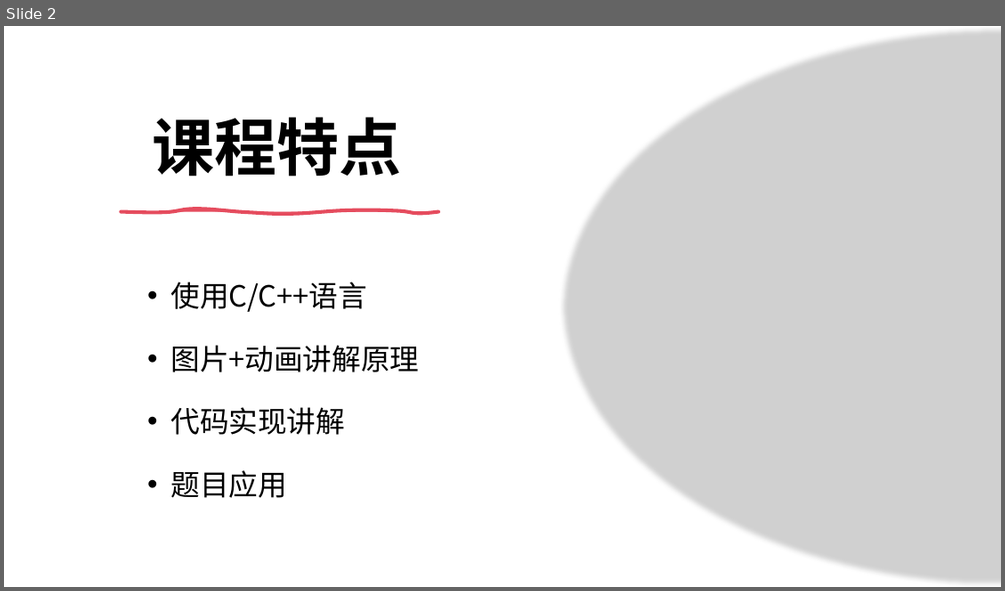
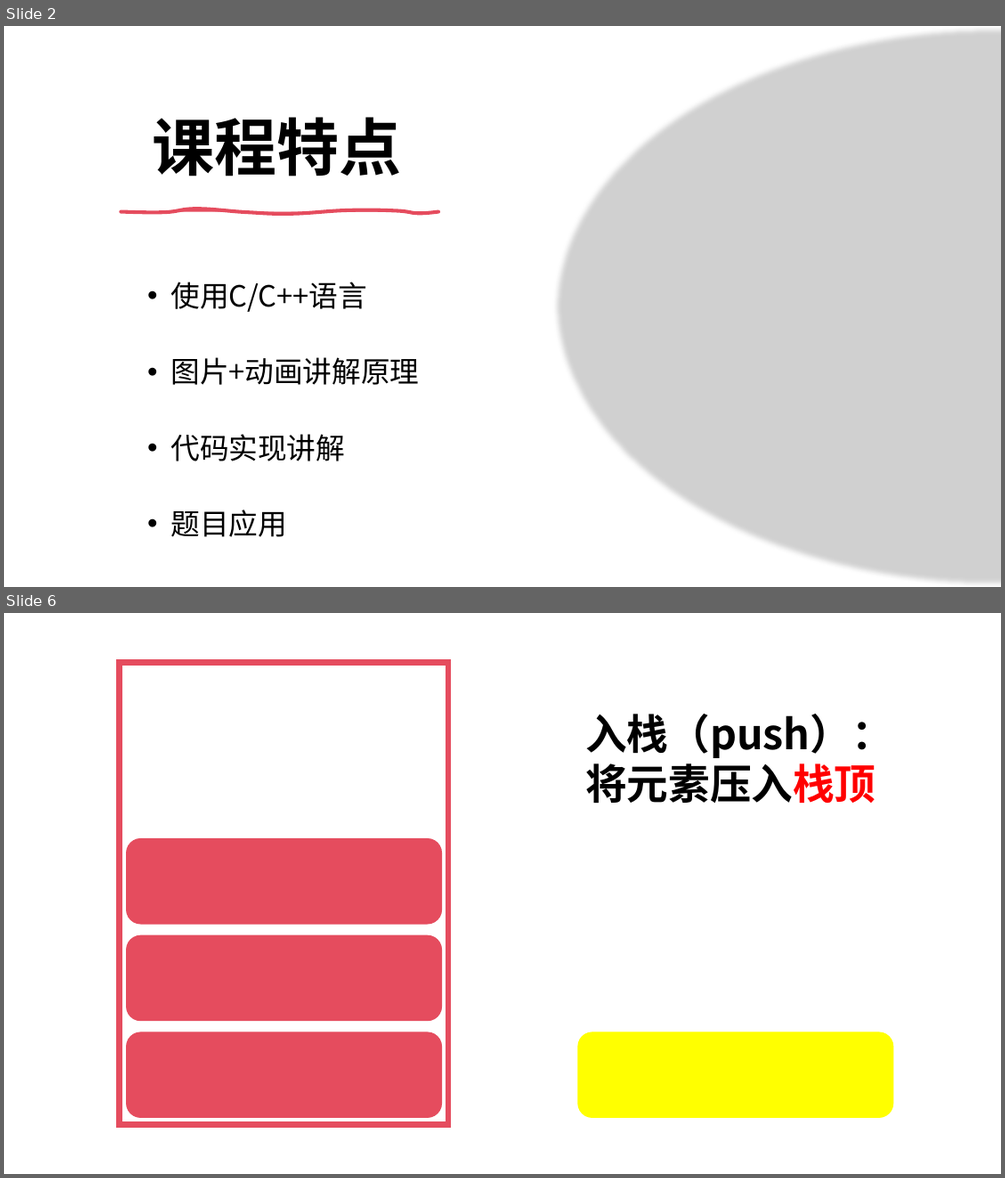
Before and after one commit to Kicamon/Note, a slide deck: ppt/Data_Structrue_Tutorial/Data Structrue Tutorial.pptx. Shown one above the other, each under a label of ours: slide 2 before the commit, slides 2 and 6 after it; the slides between them are not shown. The pictures are 1005x591 and 1005x1178 pixels, drawn with LibreOffice and Linux fonts; fonts in the diff are those of the drawing; grey boxes stand for pictures. Boxes give left, top, right and bottom in pixels: in the first picture for what was removed or moved away, otherwise in the second. Text is boxed around its words. In the diff, an @@ line names an element or a change of style, - is before the commit and + after.

```diff
--- a/ppt/Data_Structrue_Tutorial/Data Structrue Tutorial.pptx
+++ b/ppt/Data_Structrue_Tutorial/Data Structrue Tutorial.pptx
@@ slide 6 added at (4,613,1001,1174), background #FFFFFF @@
@@ text added at (585,714,893,803), 40 pt, text #000000, bold @@
+入栈（push）：将元素压入栈顶
@@ group added at (119,662,448,1125): 3 rounded rectangles, 1 rectangle @@
@@ rounded rectangle added at (578,1032,893,1118), fill #FFFF00, outline #FFFF00 1 pt @@
@@ slide 2 changed as well @@
@@ picture: place and size @@
-picture at (559,26,1001,587)
+picture at (554,26,1001,587)
@@ text at (170,345,419,498): paragraphs removed @@
-• 图片+动画讲解原理
-• 代码实现讲解
-• 题目应用
@@ text added at (170,357,419,385), 28 pt, text #000000 @@
+• 图片+动画讲解原理
@@ text added at (170,434,345,461), 28 pt, text #000000 @@
+• 代码实现讲解
@@ text added at (170,509,287,537), 28 pt, text #000000 @@
+• 题目应用
```
Also in this commit, not shown: 1 other slide changed, 9 other slides added, 9 other files.
